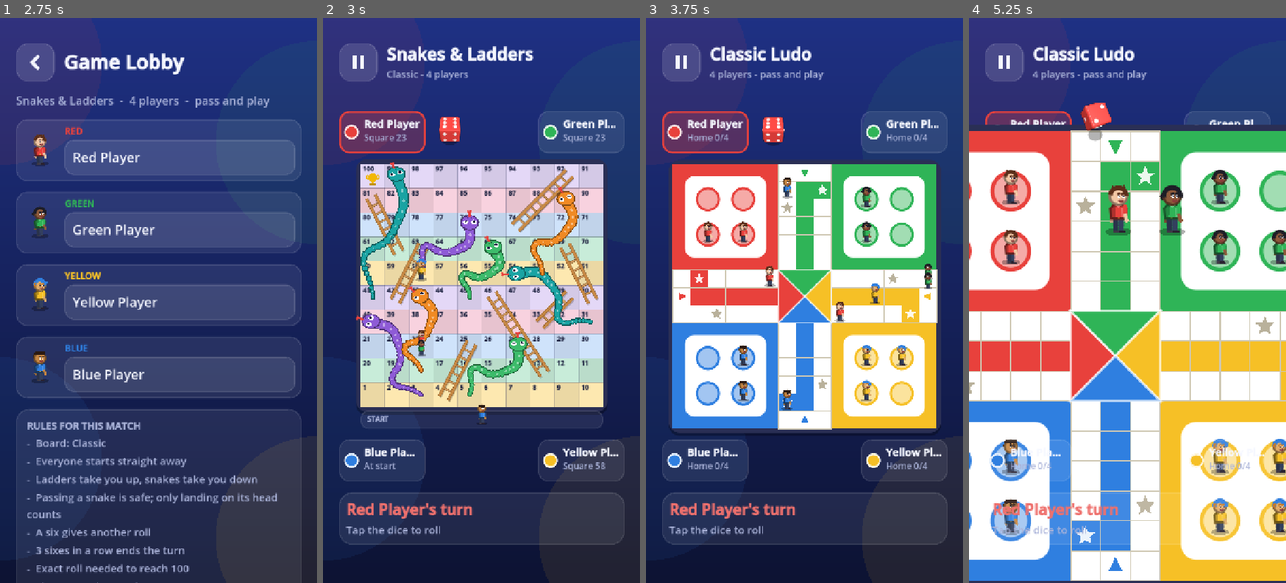
Above: before the commit, frames 1-4 (left to right).
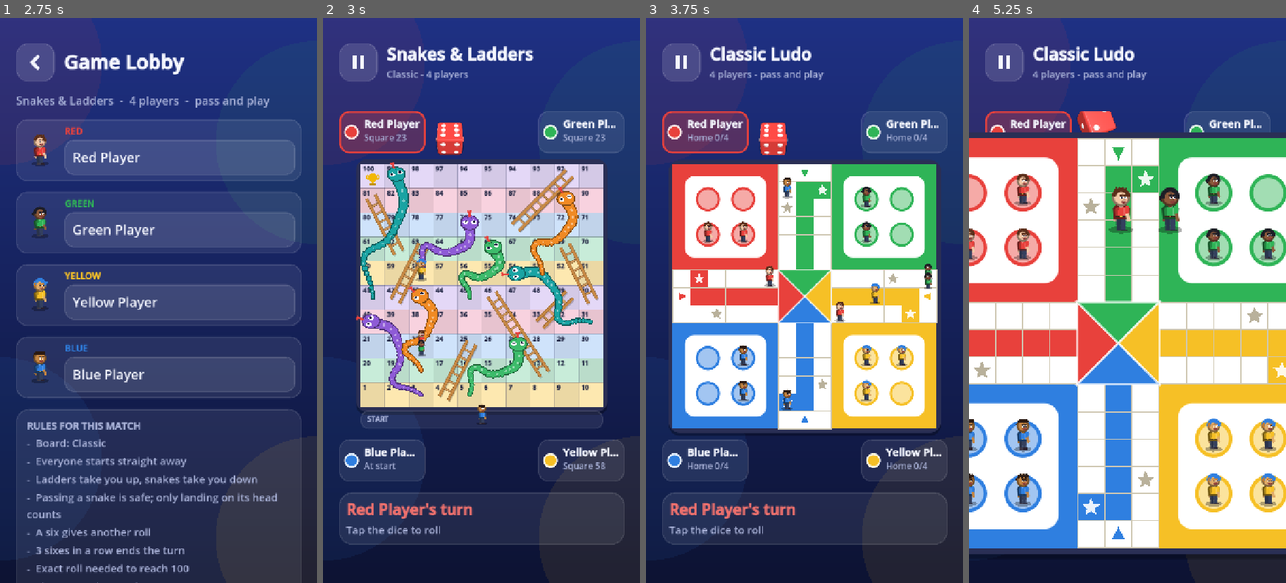
Above: after the commit, the same moments.

Repository: xtremrakib007/RsLUDO
Game: Godot game, scene res://tools/screenshots.tscn
Two runs of this game, one before a commit and one after it. Both use one fixed random seed, a clock stepped at 60 frames per second and the inputs below. This scene is started directly instead of the project's main scene.
Inputs (mouse positions are in pixels of both pictures, inside the frame that each line leads up to; where the layout moved, square brackets give the same spot in the first picture):
- Up to frame 1 (2.75 s): click (158, 170) at 0.52 s; click "Continue" at 1.25 s; click "<" at 2 s
- Up to frame 2 (3 s): click (357, 63) at 2.75 s
- Up to frame 3 (3.75 s): move the mouse to (874, 272) at 3.52 s; click (874, 272) at 3.67 s
- Up to frame 4 (5.25 s): click (1095, 131) [1095, 125] at 4.25 s; click (1095, 131) [1095, 125] at 5 s

Frame 1 is identical in both runs. In frame 2, 0.5% of the frame differs, in the area x 35-45%, y 17-25%; in frame 3, 0.5%; in frame 4, 44%, in the area x 0-100%, y 15-100%.

Commit message:
Dice sits beside the current player's card; zoomed fights draw on top
Co-Authored-By: Claude Opus 5.5 <noreply@anthropic.com>
Claude-Session: https://claude.ai/code/session_01PxNJNDQdbjEGoucC67j9Ub

Diff:
--- a/scripts/animations/capture_animator.gd
+++ b/scripts/animations/capture_animator.gd
@@ -12,7 +12,7 @@
 enum Style { BLASTER, SWORD, HAMMER, WAND }
 
 const STYLE_NAMES := ["Blaster", "Sword", "Hammer", "Magic wand"]
-const ZOOM := 1.7
+const ZOOM := 1.55
 
 
 ## A random style, never the same one twice in a row.
@@ -41,6 +41,8 @@
 	var big := cell * 0.75
 	attacker.z_index = 5
 	victim.z_index = 5
+	# Draw the zoomed board above the rest of the screen.
+	host.z_index = 10
 
 	# 1. Zoom in on the fight; step apart, grow, face off.
 	host.pivot_offset = centre
@@ -153,6 +155,8 @@
 	pawn.rotation = 0.0
 	pawn.position = home
 	host.rotation = 0.0
+	if zoom_out:
+		host.z_index = 0
 	_effect(host, CaptureEffect.Kind.DUST, home + Vector2(0, cell * 0.4), home + Vector2(0, cell * 0.4), Color.WHITE, cell, "", 0.4)
 	var land := host.create_tween()
 	land.tween_property(pawn, "squash", Vector2(1.3, 0.7), 0.06)
--- a/scripts/three_d/dice_3d_view.gd
+++ b/scripts/three_d/dice_3d_view.gd
@@ -140,7 +140,7 @@
 	world.add_child(light)
 
 	var camera := Camera3D.new()
-	camera.fov = 28.0
+	camera.fov = 22.0
 	var eye := Vector3(0, 3.6, 3.0)
 	camera.transform = Transform3D(Basis.looking_at(Vector3(0, 0.35, 0) - eye, Vector3.UP), eye)
 	world.add_child(camera)
--- a/scripts/ui/screens/match_screen.gd
+++ b/scripts/ui/screens/match_screen.gd
@@ -192,6 +192,10 @@
 	_snap_dice()
 
 
+func _process(_delta: float) -> void:
+	_snap_dice()
+
+
 ## Keeps the dice exactly on its slot (after layout changes).
 func _snap_dice() -> void:
 	if _dice_moving or _dice_button == null:
@@ -199,9 +203,11 @@
 	var slot: Control = _dice_slots.get(_dice_seat)
 	if slot == null:
 		return
-	_dice_button.position = slot.global_position - global_position
-	_dice_button.size = slot.size
-	_dice_button.pivot_offset = slot.size * 0.5
+	var target := slot.global_position - global_position
+	if _dice_button.position != target or _dice_button.size != slot.size:
+		_dice_button.position = target
+		_dice_button.size = slot.size
+		_dice_button.pivot_offset = slot.size * 0.5
 
 
 ## Override: what happens when the dice is tapped.
--- a/tools/screenshots.gd
+++ b/tools/screenshots.gd
@@ -36,7 +36,7 @@
 	await _shot("game", out_dir, _setup_capture, "capture_hammer", 0, 1.3)
 	AppState.match_config = MatchConfig.create(ClassicMode.ID, 4)
 	_capture_style = CaptureAnimator.Style.SWORD
-	await _shot("game", out_dir, _setup_capture, "capture_knockout", 0, 2.6)
+	await _shot("game", out_dir, _setup_capture, "capture_knockout", 0, 2.05)
 	AppState.match_config = MatchConfig.create(SnakesLaddersMode.ID, 2)
 	AppState.match_config.board_id = "classic"
 	await _shot("snl_game", out_dir, _setup_snake_bite, "snake_mouth_open", 0, 0.45)
